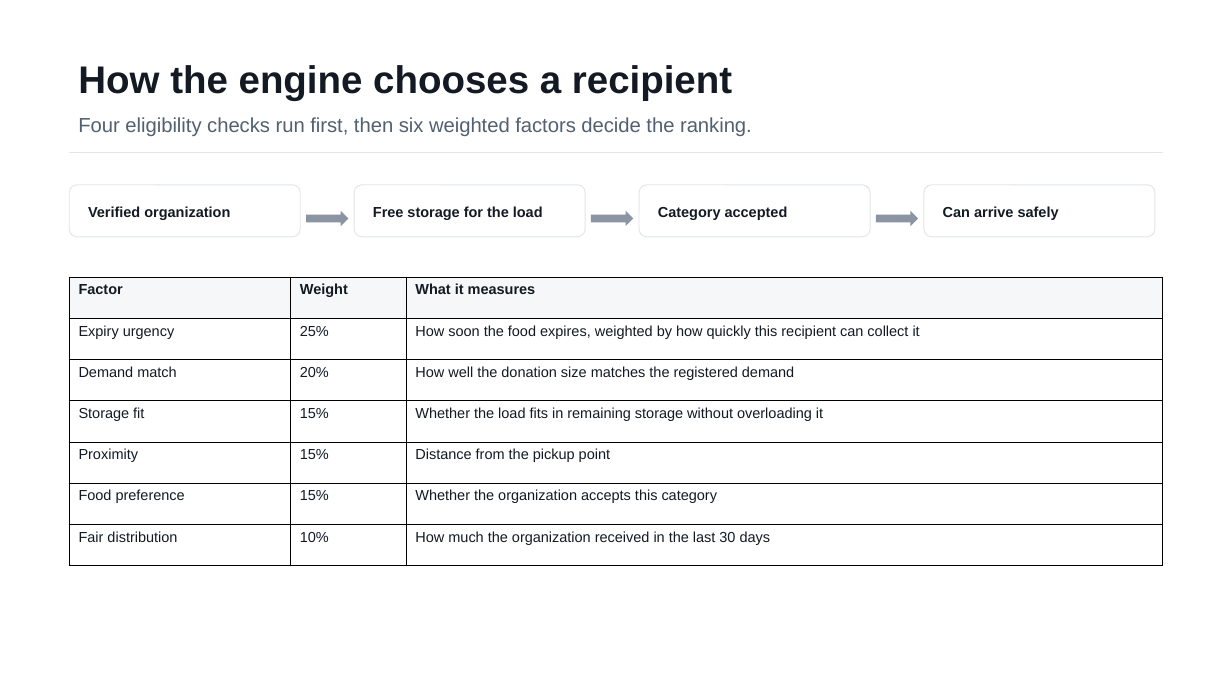
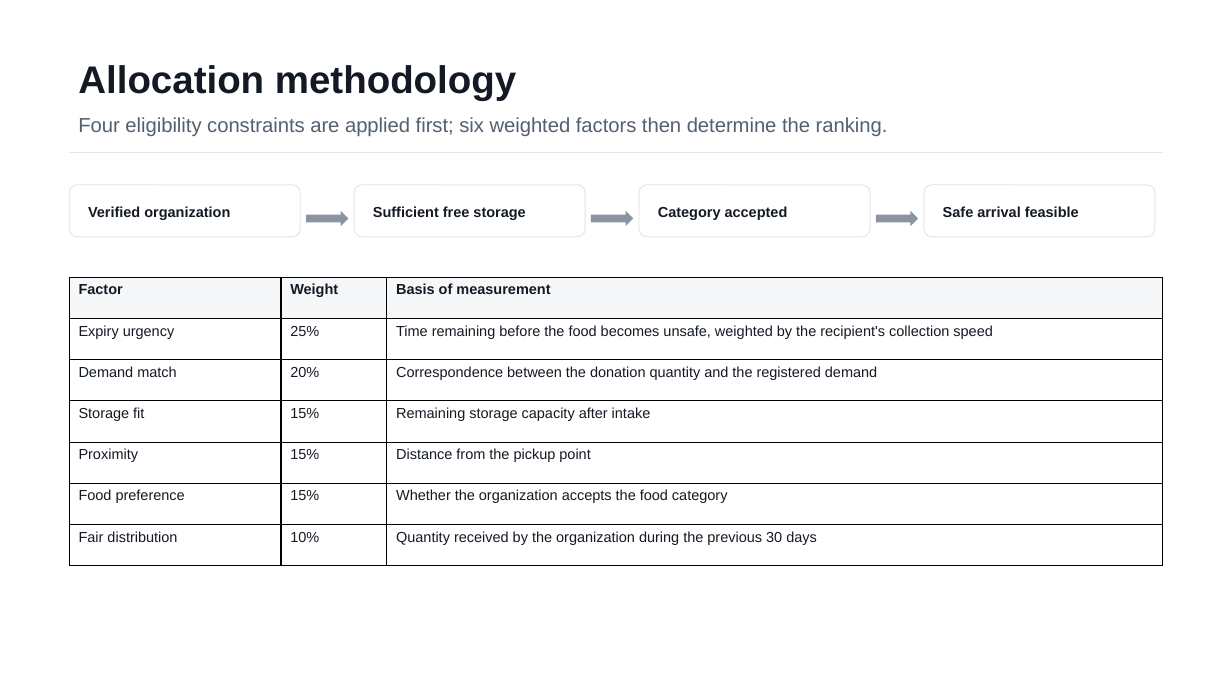
Before and after one commit to AdiByte5/FoodBridge, a slide deck: slide 5 of docs/FoodBridge_Project_Review.pptx. Drawn at 1232x693 pixels with LibreOffice and Linux fonts; fonts in the diff are those of the drawing. Boxes give left, top, right and bottom in pixels: in the first picture for what was removed or moved away, otherwise in the second. Text is boxed around its words. In the diff, an @@ line names an element or a change of style, - is before the commit and + after.

```diff
--- a/docs/FoodBridge_Project_Review.pptx
+++ b/docs/FoodBridge_Project_Review.pptx
@@ text at [78, 65, 516, 100]: text changed @@
-How the engine chooses a recipient
+Allocation methodology
@@ text at [78, 117, 888, 136]: text changed @@
-Four eligibility checks run first, then six weighted factors decide the ranking.
+Four eligibility constraints are applied first; six weighted factors then determine the ranking.
@@ text at [373, 206, 525, 220]: text changed @@
-Free storage for the load
+Sufficient free storage
@@ text at [943, 206, 1079, 217]: text changed @@
-Can arrive safely
+Safe arrival feasible
@@ table at [69, 277, 1164, 566] @@
-row 1, column 3: What it measures
+row 1, column 3: Basis of measurement
-row 2, column 3: How soon the food expires, weighted by how quickly this recipient can collect it
+row 2, column 3: Time remaining before the food becomes unsafe, weighted by the recipient's collection speed
-row 3, column 3: How well the donation size matches the registered demand
+row 3, column 3: Correspondence between the donation quantity and the registered demand
-row 4, column 3: Whether the load fits in remaining storage without overloading it
+row 4, column 3: Remaining storage capacity after intake
-row 6, column 3: Whether the organization accepts this category
+row 6, column 3: Whether the organization accepts the food category
-row 7, column 3: How much the organization received in the last 30 days
+row 7, column 3: Quantity received by the organization during the previous 30 days
```
Also in this commit, not shown: 4 other slides changed, 5 slides added, 3 slides removed.
